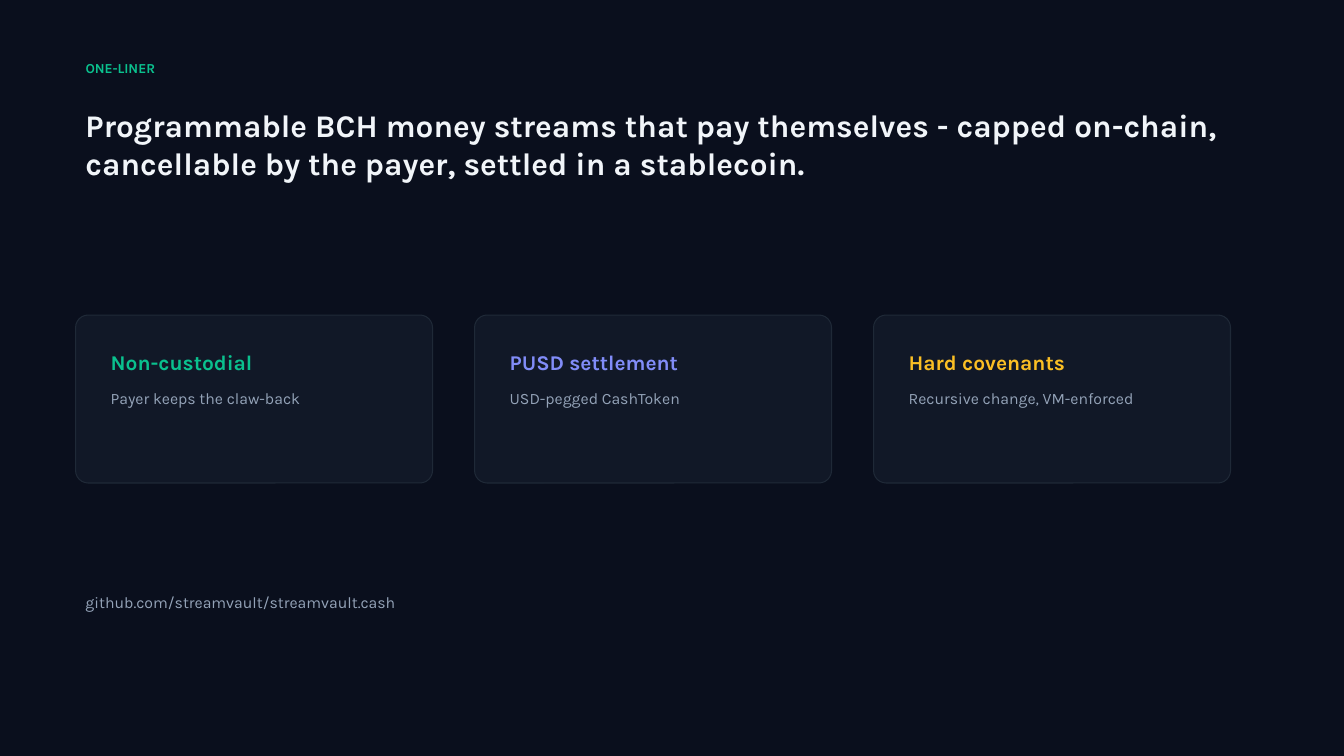
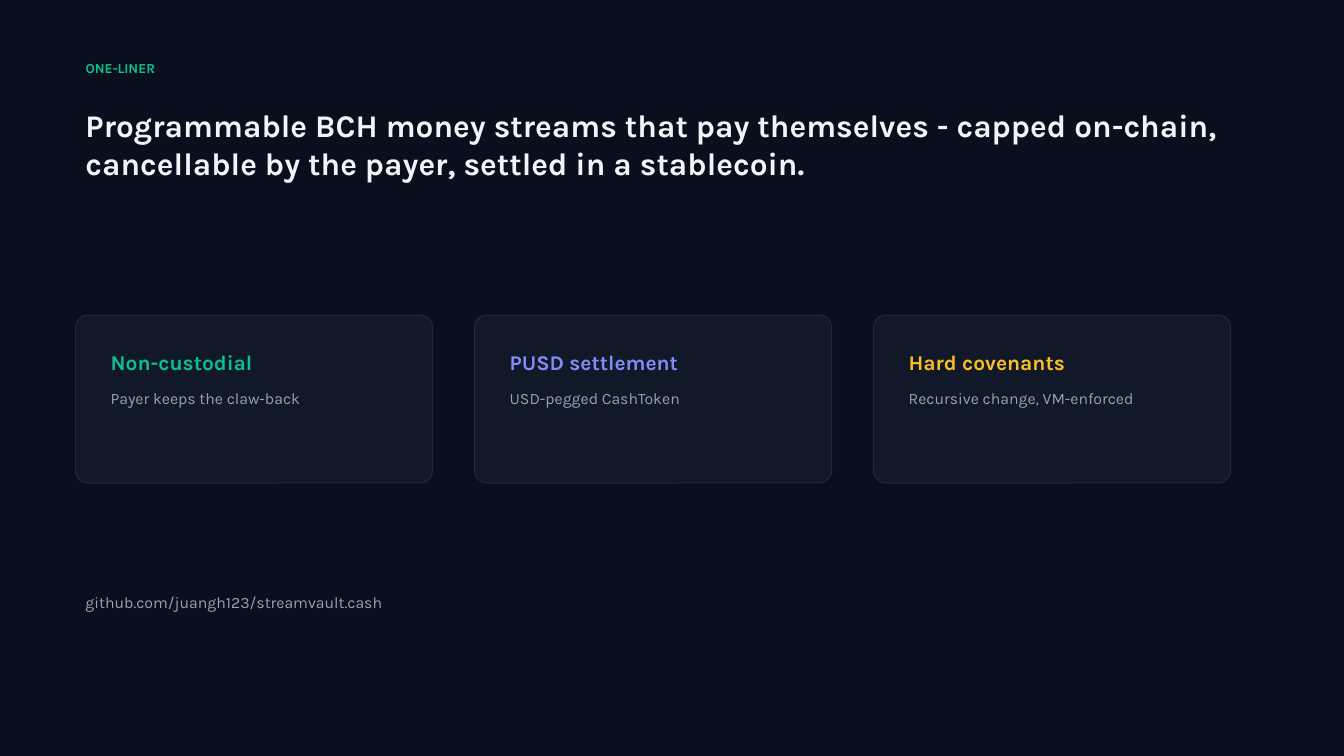
Before and after one commit to juangh123/streamvault.cash, a slide deck: slide 2 of docs/deck/StreamVault-BCH-Blaze-2026.pptx. Drawn at 1344x756 pixels with LibreOffice and Linux fonts; fonts in the diff are those of the drawing. Boxes give left, top, right and bottom in pixels: in the first picture for what was removed or moved away, otherwise in the second. Text is boxed around its words. In the diff, an @@ line names an element or a change of style, - is before the commit and + after.

Commit message:
docs: point repo references to juangh123/streamvault.cash and regenerate deck

```diff
--- a/docs/deck/StreamVault-BCH-Blaze-2026.pptx
+++ b/docs/deck/StreamVault-BCH-Blaze-2026.pptx
@@ text at (x1=85, y1=596, x2=382, y2=612): text changed @@
-github.com/streamvault/streamvault.cash
+github.com/juangh123/streamvault.cash
```
Also in this commit, not shown: 3 other files.
